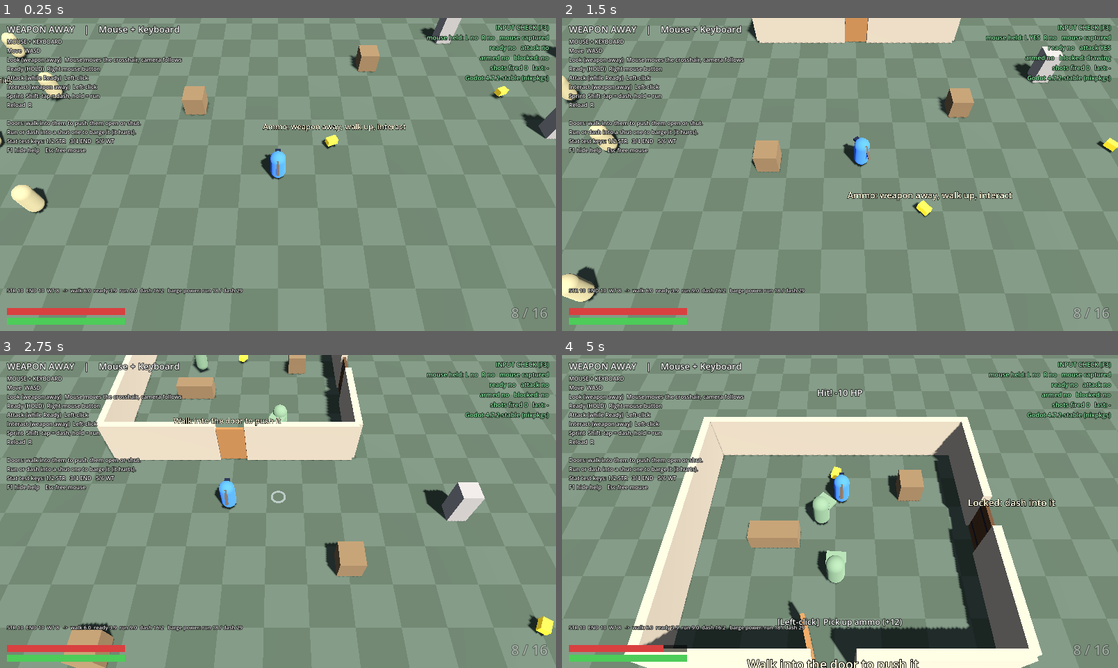
Above: before the commit, frames 1-4 (two rows, left to right).
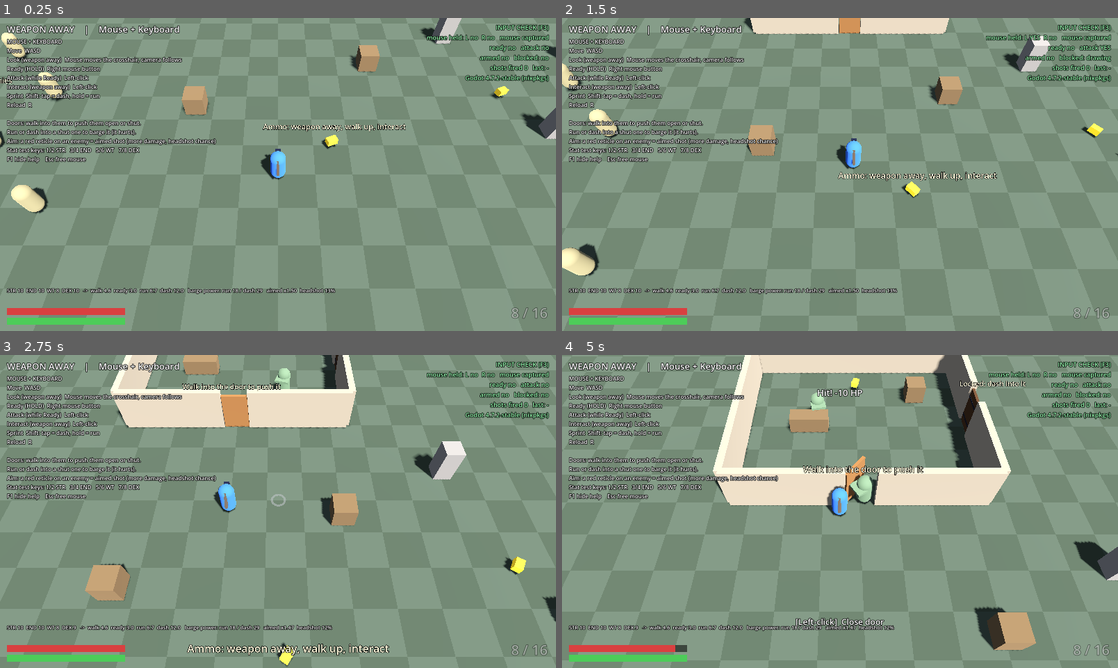
Above: after the commit, the same moments.

Repository: RuneTV64/twinsticksofdepth
Game: Godot game, scene res://main.tscn
The game is run twice, just before and just after one commit, with the same random seed, the same clock (stepped at 60 frames per second) and the same inputs.
Inputs (mouse positions are in pixels of both pictures, inside the frame that each line leads up to):
- Up to frame 1 (0.25 s): no input
- Up to frame 2 (1.5 s): tap Enter at 0.5 s; move the mouse to (867, 174) at 0.52 s; press the mouse at (867, 174) at 0.53 s; hold W (move_up) from 0.53 s (still down); right-click (867, 174) at 0.8 s; move the mouse to (812, 174) at 1.27 s; release the mouse at (812, 174) at 1.28 s; right-click (812, 174) at 1.35 s; click (812, 174) at 1.42 s
- Up to frame 3 (2.75 s): keep holding W (move_up); tap 7 at 1.55, 2.1 s; move the mouse to (289, 505) at 2.02 s; click (289, 505) at 2.17 s; tap 8 at 2.3 s
- Up to frame 4 (5 s): keep holding W (move_up); move the mouse to (834, 517) at 2.77 s; tap 8 at 2.85 s; click (834, 517) at 3.05 s; move the mouse to (878, 514) at 3.52 s; press the mouse at (878, 514) at 3.53 s; right-click (878, 514) at 3.8 s; move the mouse to (795, 508) at 4.27 s; release the mouse at (795, 508) at 4.28 s; right-click (795, 508) at 4.35 s; click (795, 508) at 4.42 s; tap 7 at 4.55 s

The runs differ from the first frame. In frame 1, 1.5% of the frame differs, in the area x 1-61%, y 38-89%; in frame 2, 8.4%; in frame 3, 19%; in frame 4, 38%, in the area x 1-100%, y 0-100%.

Commit message:
Slow movement, add fatigue, LT/RT controls, cursor aim, aimed shots
- Slower, heavier walk/run/accel; aim and turn speeds unchanged
- Fatigue: low stamina slows movement and acceleration
- Controller: Ready on LT, Attack on RT (A still interacts)
- Ready reticle starts on the player, moves like a cursor, stays until release
- Weapon-away reticle is soft gray
- Faster projectile (140 m/s) with tracer, stronger shot kick and camera jolt
- Aimed shots: bonus damage and headshot chance from new Dexterity stat and weapon damage

Co-Authored-By: Claude Fable 5.2 <noreply@anthropic.com>

Diff:
--- a/camera_rig.gd
+++ b/camera_rig.gd
@@ -7,10 +7,12 @@
 @export var distance := 18.0
 @export var fov := 50.0
 @export var follow_sharpness := 7.0   # higher = snappier pan
+@export var kick_recover := 16.0      # higher = recoil jolt settles faster
 
 var target: Player
 var cam: Camera3D
 var _focus := Vector3.ZERO
+var _kick := Vector3.ZERO
 
 
 func _ready() -> void:
@@ -33,4 +35,10 @@
 	if target == null:
 		return
 	_focus = _focus.lerp(target.camera_focus(), 1.0 - exp(-follow_sharpness * delta))
-	global_position = _focus
+	_kick = _kick.lerp(Vector3.ZERO, 1.0 - exp(-kick_recover * delta))
+	global_position = _focus + _kick
+
+
+## A short positional jolt (recoil). It pans only, never rotates, and settles on its own.
+func kick(offset: Vector3) -> void:
+	_kick = (_kick + offset).limit_length(0.8)
--- a/hud.gd
+++ b/hud.gd
@@ -26,16 +26,17 @@
 const HELP_PAD := """CONTROLLER
 Move  Left stick
 Look (weapon away)  Right stick moves the crosshair, camera follows
-Ready (HOLD)  RB
-Attack (while Ready)  A  or  RT
-Interact (weapon away)  A
+Ready (HOLD)  LT
+Attack (while Ready)  RT
+Interact (weapon away)  RT  or  A
 Sprint  LB or L3: tap = dash, hold = run
 Reload  X"""
 
 const HELP_TAIL := """
 Doors: walk into them to push them open or shut.
 Run or dash into a shut one to barge it (it hurts).
-Stat test keys: 1/2 STR   3/4 END   5/6 WT
+Aim: a red reticle on an enemy = aimed shot (more damage, headshot chance)
+Stat test keys: 1/2 STR   3/4 END   5/6 WT   7/8 DEX
 F1 hide help    Esc free mouse"""
 
 
@@ -145,6 +146,8 @@
 	var stance := "READY" if player.armed else "WEAPON AWAY"
 	if player.running:
 		stance += "  - running"
+	if player.fatigue() > 0.3:
+		stance += "  - fatigued"
 	_state.text = "%s    |    %s" % [stance, "Controller" if player.using_pad else "Mouse + Keyboard"]
 	_state.add_theme_color_override("font_color", Color(1.0, 0.75, 0.3) if player.armed else Color.WHITE)
 	_help.text = (HELP_PAD if player.using_pad else HELP_KM) + "\n" + HELP_TAIL
@@ -153,12 +156,15 @@
 	_hp.value = player.health
 	_st.max_value = player.max_stamina
 	_st.value = player.stamina
-	_st_fill.bg_color = Color(0.9, 0.5, 0.15) if player.winded else Color(0.3, 0.8, 0.35)
+	# Green when fresh, sliding to yellow as fatigue sets in; orange while winded.
+	_st_fill.bg_color = Color(0.9, 0.5, 0.15) if player.winded \
+		else Color(0.3, 0.8, 0.35).lerp(Color(0.9, 0.8, 0.2), player.fatigue())
 
-	_stats.text = "STR %d  END %d  WT %d   ->  walk %.1f  ready %.1f  run %.1f  dash %.1f   barge power: run %d / dash %d" % [
-		roundi(player.strength), roundi(player.endurance), roundi(player.weight),
+	_stats.text = "STR %d  END %d  WT %d  DEX %d   ->  walk %.1f  ready %.1f  run %.1f  dash %.1f   barge power: run %d / dash %d   aimed x%.2f  headshot %d%%" % [
+		roundi(player.strength), roundi(player.endurance), roundi(player.weight), roundi(player.dexterity),
 		player.walk_speed, player.ready_speed, player.run_speed, player.dash_speed,
-		roundi(player.barge_power(player.run_speed)), roundi(player.barge_power(player.dash_speed))]
+		roundi(player.barge_power(player.run_speed)), roundi(player.barge_power(player.dash_speed)),
+		player.aimed_mult, roundi(player.headshot_chance * 100.0)]
 
 	_ammo.text = "%d / %d" % [player.mag, player.reserve]
 	_ammo.modulate = Color(1, 1, 1, 1.0 if player.armed else 0.45)
--- a/input_setup.gd
+++ b/input_setup.gd
@@ -21,12 +21,13 @@
 	# Ready is HOLD. Q is a fallback for touchpads that can't hold right-click and click.
 	_action("ready_weapon", 0.5)
 	_mouse("ready_weapon", MOUSE_BUTTON_RIGHT); _key("ready_weapon", KEY_Q)
-	_button("ready_weapon", JOY_BUTTON_RIGHT_SHOULDER)
+	_axis("ready_weapon", JOY_AXIS_TRIGGER_LEFT, 1.0)
 
 	# Attack while Ready, Interact while the weapon is away. Same button.
 	_action("attack", 0.4)
-	_mouse("attack", MOUSE_BUTTON_LEFT); _button("attack", JOY_BUTTON_A)
-	_axis("attack", JOY_AXIS_TRIGGER_RIGHT, 1.0)
+	# Pad: RT is the main button; A stays as an alternate so Interact is also on a face button.
+	_mouse("attack", MOUSE_BUTTON_LEFT); _axis("attack", JOY_AXIS_TRIGGER_RIGHT, 1.0)
+	_button("attack", JOY_BUTTON_A)
 
 	# Tap = dash, hold = run.
 	_action("sprint", 0.5)
--- a/main.gd
+++ b/main.gd
@@ -54,6 +54,8 @@
 			KEY_4: _stat("endurance", 1)
 			KEY_5: _stat("weight", -1)
 			KEY_6: _stat("weight", 1)
+			KEY_7: _stat("dexterity", -1)
+			KEY_8: _stat("dexterity", 1)
 	elif event is InputEventMouseButton and event.pressed \
 			and Input.mouse_mode != Input.MOUSE_MODE_CAPTURED:
 		Input.mouse_mode = Input.MOUSE_MODE_CAPTURED
--- a/player.gd
+++ b/player.gd
@@ -4,7 +4,7 @@
 ##  WEAPON AWAY (default): face where you walk. Right stick / mouse moves a crosshair and the
 ##    camera pans to keep it centered; your facing doesn't change. Let go and the camera
 ##    returns to you and the crosshair hides. Attack button = Interact. Hold Sprint to run.
-##  READY (hold RB / right-click / Q): twin-stick. Right stick / mouse sets facing, the camera
+##  READY (hold LT / right-click / Q): twin-stick. Right stick / mouse sets facing, the camera
 ##    leads toward the aim point. Attack button attacks. Slower, no running (dash still works).
 ## Doors work in either stance: walk into them to push them, run or dash into them to barge.
 
@@ -12,43 +12,62 @@
 @export var strength := 10.0
 @export var endurance := 10.0
 @export var weight := 8.0
+@export var dexterity := 10.0           # aimed-shot damage and headshot chance
 
 # Derived in recompute_stats()
-var walk_speed := 6.0
-var ready_speed := 3.9
-var run_speed := 9.0
-var dash_speed := 16.0
+var walk_speed := 4.6
+var ready_speed := 3.0
+var run_speed := 6.7
+var dash_speed := 12.0
 var dash_time := 0.18
 var max_stamina := 100.0
 var stamina_regen := 25.0
 var run_drain := 14.0
 var dash_cost := 20.0
-var barge_min_speed := 6.9
+var barge_min_speed := 5.3
 
 # ---------- Feel tuning ----------
-@export var accel := 55.0
-@export var decel := 45.0
+@export var base_walk_speed := 4.6      # walk speed at default stats, before burden/fitness
+@export var run_mult := 1.45            # run = walk x this
+@export var accel := 26.0               # lower = heavier start-up
+@export var decel := 30.0               # lower = longer slide to a stop
 @export var turn_speed := 14.0          # rad/s, weapon away
 @export var ready_turn_speed := 28.0    # rad/s, Ready on a stick (mouse aim is instant)
 @export var backpedal_mult := 0.75      # Ready: speed when moving directly away from aim
-@export var draw_time := 0.12           # Ready pressed -> can attack
+@export var draw_time := 0.12         # Ready pressed -> can attack
 @export var sprint_tap_time := 0.22     # release Sprint before this = dash, hold past it = run
 @export var look_range := 8.0           # weapon away: how far the crosshair can roam
 @export var aim_range := 10.0           # Ready: max reticle distance
-@export var ready_cam_lead := 0.45      # Ready: how far the camera leans toward the reticle
-@export var stick_look_speed := 14.0    # weapon away: crosshair speed on the stick (m/s)
+@export var aim_min_dist := 0.3         # Ready: reticle closer than this doesn't turn you
+@export var aim_stick_speed := 20.0     # Ready: reticle speed on the stick (m/s)
+@export var ready_cam_lead := 0.45     # Ready: how far the camera leans toward the reticle
+@export var stick_look_speed := 14.0  # weapon away: crosshair speed on the stick (m/s)
 @export var mouse_sens := 0.022         # world meters per mouse pixel
 @export var mouse_idle_hide := 1.2      # weapon away: idle mouse crosshair hides after this
 @export var interact_range := 1.9
 @export var max_health := 100.0
+
+# ---------- Fatigue: low stamina slows all movement ----------
+@export var fatigue_start := 0.5        # stamina fraction where you start slowing down
+@export var fatigue_min_speed := 0.65   # speed multiplier at zero stamina
+@export var fatigue_min_accel := 0.6    # accel multiplier at zero stamina (sluggish starts)
 
 # ---------- Weapon (placeholder ranged weapon; tech level is still open) ----------
 @export var mag_size := 8
 @export var fire_interval := 0.2
 @export var reload_time := 1.1
 @export var shot_damage := 25.0
-@export var shot_speed := 45.0
+@export var shot_speed := 140.0         # m/s; fast enough to read as a gunshot, not a thrown bolt
+@export var shot_kick := 2.6            # m/s shoved backward per shot
+@export var shot_cam_kick := 0.3        # meters the camera jolts back per shot
 @export var bash_damage := 12.0
+
+# ---------- Aimed shots (reticle red on the enemy you hit) ----------
+@export var aim_bonus_per_dex := 0.03          # +3% aimed damage per point of DEX
+@export var aim_bonus_per_firepower := 0.008   # +0.8% aimed damage per point of weapon damage
+@export var headshot_per_dex := 0.008          # +0.8% headshot chance per point of DEX
+@export var headshot_per_firepower := 0.002    # +0.2% headshot chance per point of weapon damage
+@export var headshot_max_chance := 0.6
 
 var health := 100.0
 var stamina := 100.0
@@ -66,6 +85,9 @@
 var reticle_offset := Vector3.ZERO
 var reticle_visible := false
 var reticle_on_enemy := false
+var reticle_target: Enemy = null   # the enemy under the reticle (Ready only counts as "aimed")
+var aimed_mult := 1.5              # derived: damage multiplier for a shot aimed at its target
+var headshot_chance := 0.13        # derived: chance an aimed hit is a one-shot kill
 var interact_target: Node = null
 var status_text := ""
 var shots_fired := 0
@@ -169,7 +191,7 @@
 	_reset_vitals()
 
 
-## Defaults (STR 10 / END 10 / WT 8) give walk 6.0, run 9.0, 100 stamina.
+## Defaults (STR 10 / END 10 / WT 8) give walk 4.6, run 6.7, 100 stamina.
 ##  - burden = weight / strength. Carrying more than your frame handles slows you.
 ##  - endurance = stamina pool, regen, and a small bump to top speed.
 ##  - weight makes runs and dashes cost more, and dashes shorter.
@@ -180,9 +202,9 @@
 	var burden := weight / strength
 	var mobility := clampf(1.0 - 0.4 * (burden - 0.8), 0.55, 1.25)
 	var fitness := 1.0 + 0.02 * (endurance - 10.0)
-	walk_speed = 6.0 * mobility * fitness
+	walk_speed = base_walk_speed * mobility * fitness
 	ready_speed = walk_speed * 0.65
-	run_speed = walk_speed * (1.5 + 0.01 * (endurance - 10.0))
+	run_speed = walk_speed * (run_mult + 0.01 * (endurance - 10.0))
 	max_stamina = 60.0 + endurance * 4.0
 	stamina_regen = 10.0 + endurance * 1.5
 	run_drain = 14.0 * (0.6 + 0.5 * burden)
@@ -190,12 +212,25 @@
 	dash_speed = run_speed * 1.8
 	dash_time = 0.18 * clampf(1.15 - 0.2 * burden, 0.6, 1.1)
 	barge_min_speed = walk_speed * 1.15
+	# Aimed shots: dexterity and the weapon's firepower both raise the bonus and the headshot odds.
+	# Defaults (DEX 10, 25 damage) give x1.5 damage and a 13% headshot chance.
+	dexterity = maxf(dexterity, 1.0)
+	aimed_mult = 1.0 + dexterity * aim_bonus_per_dex + shot_damage * aim_bonus_per_firepower
+	headshot_chance = clampf(dexterity * headshot_per_dex + shot_damage * headshot_per_firepower,
+		0.0, headshot_max_chance)
 	stamina = minf(stamina, max_stamina)
 
 
 ## Strength + weight behind the hit, scaled by how fast you were going (dash hits hardest).
 func barge_power(speed: float) -> float:
 	return (strength + weight) * clampf(speed / run_speed, 0.0, 1.6)
+
+
+## 0 = fresh, 1 = completely spent. Starts climbing once stamina drops below fatigue_start.
+func fatigue() -> float:
+	if max_stamina <= 0.0 or fatigue_start <= 0.0:
+		return 0.0
+	return 1.0 - clampf((stamina / max_stamina) / fatigue_start, 0.0, 1.0)
 
 
 func camera_focus() -> Vector3:
@@ -283,8 +318,12 @@
 			spd = ready_speed * lerpf(backpedal_mult, 1.0, back)
 		elif running:
 			spd = run_speed
+		var tired := fatigue()
+		spd *= lerpf(1.0, fatigue_min_speed, tired)
 		var want := move_dir * spd
-		var rate := accel if want.length() > 0.01 else decel
+		var rate := decel
+		if want.length() > 0.01:
+			rate = accel * lerpf(1.0, fatigue_min_accel, tired)
 		horiz = horiz.move_toward(want, rate * delta)
 	velocity.x = horiz.x
 	velocity.z = horiz.z
@@ -333,12 +372,9 @@
 		armed = true
 		running = false
 		_draw_t = draw_time
-		# Start the reticle where you were already looking, or just in front of you.
-		if reticle_visible and reticle_offset.length() > 1.5:
-			reticle_offset = reticle_offset.limit_length(aim_range)
-		else:
-			reticle_offset = facing * 4.0
-		facing = reticle_offset.normalized()
+		# The reticle always starts on you and is moved out from there. Facing holds until
+		# it has been pushed far enough to give a direction (see aim_min_dist).
+		reticle_offset = Vector3.ZERO
 	elif not want_ready and armed:
 		armed = false
 		_reload_t = 0.0   # putting it away cancels a reload
@@ -354,14 +390,11 @@
 
 	if armed:
 		if using_pad:
+			# The stick pushes the reticle out from you like a cursor (it never jumps to a
+			# distance). It stays where you leave it until Ready is released.
 			if stick.length() > 0.05:
-				var target := stick3.normalized() * lerpf(2.5, aim_range, clampf(stick.length(), 0.0, 1.0))
-				reticle_offset = reticle_offset.lerp(target, 1.0 - exp(-25.0 * delta))
-			else:
-				reticle_offset = facing * clampf(reticle_offset.length(), 2.5, aim_range)
+				reticle_offset += stick3 * aim_stick_speed * delta
 		reticle_offset = reticle_offset.limit_length(aim_range)
-		if reticle_offset.length() < 0.6:
-			reticle_offset = (reticle_offset.normalized() if reticle_offset.length() > 0.001 else facing) * 0.6
 		reticle_visible = true
 	else:
 		if using_pad:
@@ -376,6 +409,7 @@
 
 	# Reticle turns red over an enemy.
 	reticle_on_enemy = false
+	reticle_target = null
 	if reticle_visible:
 		var rp := global_position + reticle_offset
 		for e in get_tree().get_nodes_in_group("enemies"):
@@ -385,6 +419,7 @@
 				d.y = 0.0
 				if d.length() < 0.95:
 					reticle_on_enemy = true
+					reticle_target = en
 					break
 
 
@@ -398,7 +433,8 @@
 		want = _dash_dir
 	elif move_dir.length() > 0.1:
 		want = move_dir
-	if want.length() < 0.01:
+	# In Ready, a reticle sitting on (or very near) you gives no direction: keep facing as is.
+	if want.length() < (aim_min_dist if armed else 0.01):
 		return
 	want = want.normalized()
 	if armed and not using_pad:
@@ -500,7 +536,7 @@
 
 
 # ---------------------------------------------------------------- combat + interact
-## Ready = right mouse button (read three ways), RB, or Q.
+## Ready = right mouse button (read three ways), LT, or Q.
 func ready_held() -> bool:
 	if Input.is_action_pressed("ready_weapon"):
 		return true
@@ -508,7 +544,7 @@
 		or (_has_mouse and (DisplayServer.mouse_get_button_state() & MOUSE_BUTTON_MASK_RIGHT) != 0)
 
 
-## Attack / Interact = left mouse button (read three ways), A, or RT.
+## Attack / Interact = left mouse button (read three ways), RT, or A.
 func attack_held() -> bool:
 	if Input.is_action_pressed("attack"):
 		return true
@@ -561,11 +597,18 @@
 	shot.damage = shot_damage
 	shot.exclude = [get_rid()]
 	shot.shooter = self
+	# Fired with the reticle on an enemy: the shot is "aimed" at that enemy.
+	if reticle_target != null:
+		shot.aimed_at = reticle_target
+		shot.aimed_mult = aimed_mult
+		shot.headshot_chance = headshot_chance
 	shots_fired += 1
 	print("[fire] #%d dir %s mag %d" % [shots_fired, facing, mag])
 	shot.position = global_position + Vector3(0.0, 1.1, 0.0) + facing * 0.3
 	get_parent().add_child(shot)
-	velocity -= facing * 0.8   # tiny kick
+	velocity -= facing * shot_kick
+	if camera_rig:
+		camera_rig.kick(-facing * shot_cam_kick)
 	if mag == 0 and reserve > 0:
 		_start_reload()
 
@@ -606,7 +649,7 @@
 	var txt: String = interact_target.call("prompt_text", self)
 	if armed:
 		return "%s  (lower your weapon)" % txt
-	return "[%s]  %s" % ["A" if using_pad else "Left-click", txt]
+	return "[%s]  %s" % ["RT" if using_pad else "Left-click", txt]
 
 
 # ---------------------------------------------------------------- health
@@ -666,9 +709,10 @@
 
 	_reticle.visible = reticle_visible and not dead
 	_reticle.global_position = global_position + reticle_offset + Vector3(0.0, 0.08, 0.0)
-	if reticle_on_enemy:
+	if not armed:
+		# Weapon away: just a look cursor, so keep it a quiet gray (no enemy highlight).
+		_reticle_mat.albedo_color = Color(0.62, 0.64, 0.66, 0.55)
+	elif reticle_on_enemy:
 		_reticle_mat.albedo_color = Color(1.0, 0.2, 0.15, 0.95)
-	elif armed:
+	else:
 		_reticle_mat.albedo_color = Color(1.0, 1.0, 1.0, 0.95)
-	else:
-		_reticle_mat.albedo_color = Color(0.85, 0.95, 1.0, 0.6)
--- a/projectile.gd
+++ b/projectile.gd
@@ -4,12 +4,15 @@
 ## so it can't tunnel through thin things at high speed.
 
 var dir := Vector3(0, 0, -1)
-var speed := 45.0
+var speed := 140.0
 var damage := 25.0
 var knock := 3.0
 var max_dist := 40.0
 var exclude: Array[RID] = []
 var shooter: Player
+var aimed_at: Enemy = null      # enemy under the reticle when fired; bonuses apply only to it
+var aimed_mult := 1.0
+var headshot_chance := 0.0
 var _travel := 0.0
 
 
@@ -17,7 +20,7 @@
 	add_to_group("projectiles")
 	var m := MeshInstance3D.new()
 	var b := BoxMesh.new()
-	b.size = Vector3(0.1, 0.1, 0.6)
+	b.size = Vector3(0.07, 0.07, 2.2)   # long thin tracer: at gun speeds a short bolt is invisible
 	m.mesh = b
 	var mat := StandardMaterial3D.new()
 	mat.shading_mode = BaseMaterial3D.SHADING_MODE_UNSHADED
@@ -56,8 +59,17 @@
 			queue_free()
 			return
 	if best_e != null:
-		best_e.take_hit(damage, dir, knock)
-		_report("HIT %s, hp now %d" % [best_e.kind, ceili(best_e.hp)])
+		if best_e == aimed_at and randf() < headshot_chance:
+			best_e.take_hit(best_e.hp + 1.0, dir, knock * 2.0)   # one-hit kill
+			_report("HEADSHOT on %s" % best_e.kind)
+			if is_instance_valid(shooter):
+				shooter.show_status("HEADSHOT!", 1.0)
+		elif best_e == aimed_at:
+			best_e.take_hit(damage * aimed_mult, dir, knock)
+			_report("AIMED HIT %s x%.2f, hp now %d" % [best_e.kind, aimed_mult, ceili(best_e.hp)])
+		else:
+			best_e.take_hit(damage, dir, knock)
+			_report("HIT %s, hp now %d" % [best_e.kind, ceili(best_e.hp)])
 		_impact(from.lerp(to, best_t))
 		queue_free()
 		return
